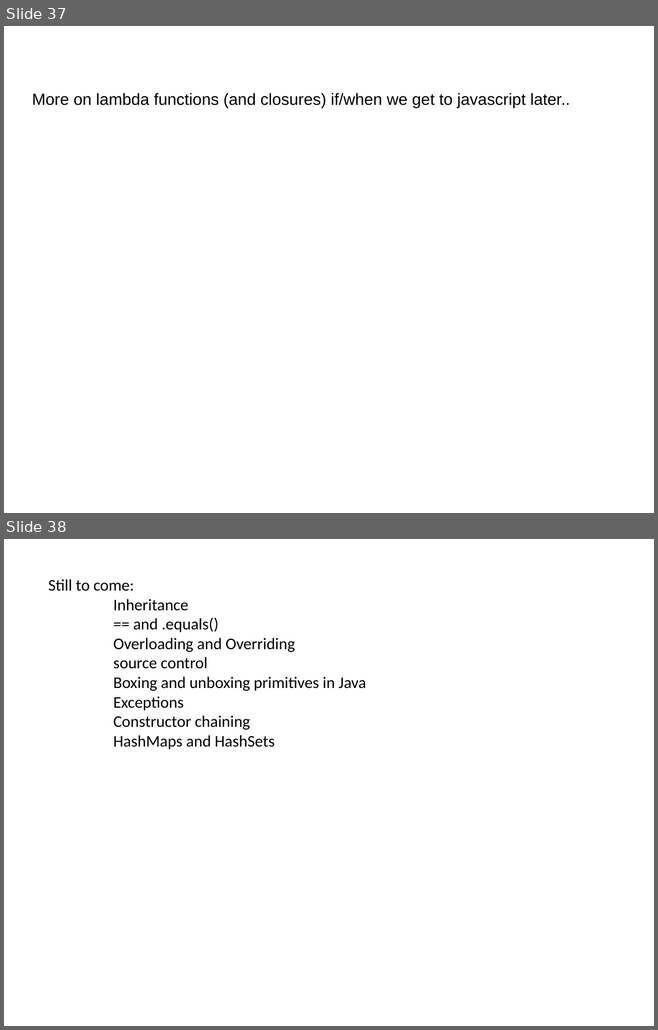
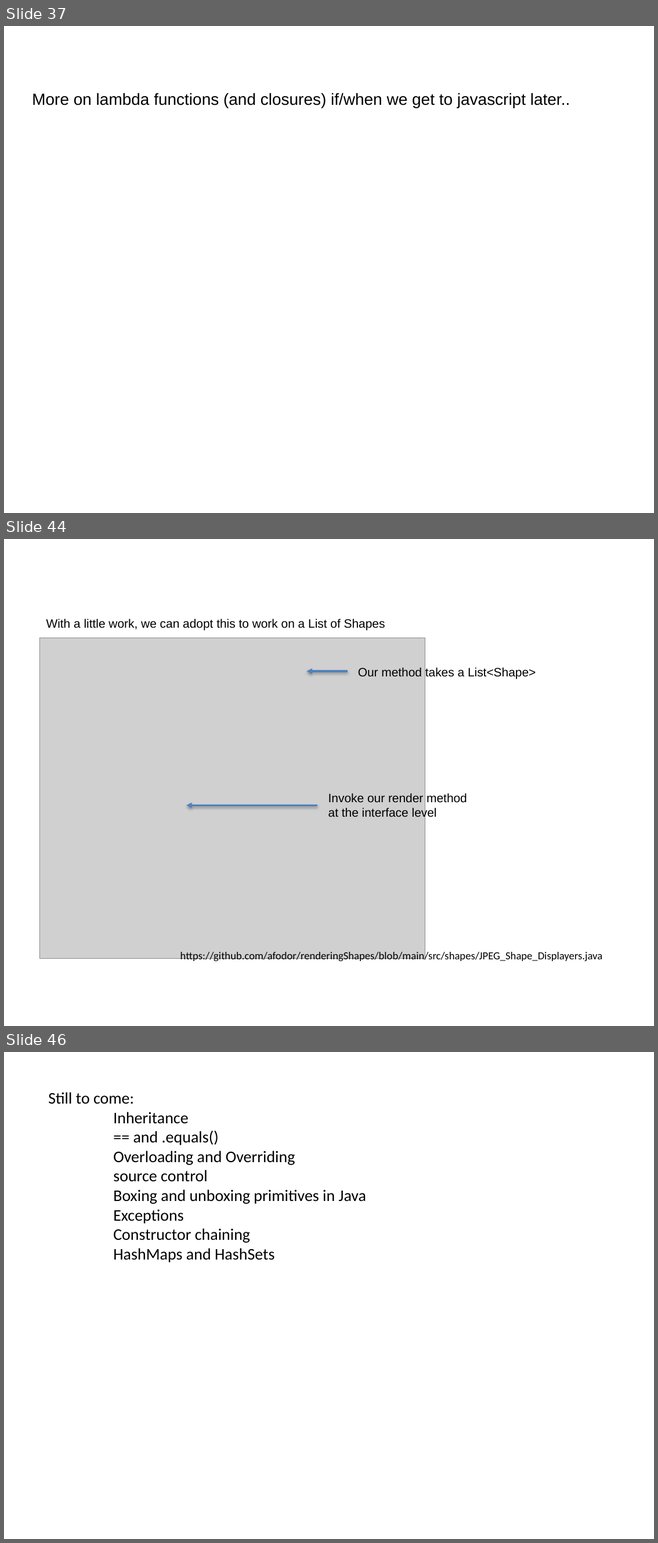
Before and after one commit to fodorclasses/fodorclasses.github.io, a slide deck: classes/prog2024/Prog3-Lecture07.pptx. Shown one above the other, each under a label of ours: slides 37 and 38 before the commit, slides 37, 44 and 46 after it; the slides between them are not shown. The pictures are 658x1030 and 658x1543 pixels, drawn with LibreOffice and Linux fonts; fonts in the diff are those of the drawing; grey boxes stand for pictures. Boxes give left, top, right and bottom in pixels: in the first picture for what was removed or moved away, otherwise in the second. Text is boxed around its words. In the diff, an @@ line names an element or a change of style, - is before the commit and + after.

```diff
--- a/classes/prog2024/Prog3-Lecture07.pptx
+++ b/classes/prog2024/Prog3-Lecture07.pptx
@@ slide 44 added at <box>4,539,654,1026</box>, background #FFFFFF @@
@@ text added at <box>46,618,385,631</box>, 13.5 pt, text #000000 @@
+With a little work, we can adopt this to work on a List of Shapes
@@ picture added at <box>40,638,425,959</box> @@
@@ arrow added from (347, 671) to (307, 671), #4F81BD 2 pt @@
@@ text added at <box>358,667,535,679</box>, 13.5 pt, text #000000 @@
+Our method takes a List<Shape>
@@ text added at <box>328,793,467,819</box>, 13.5 pt, text #000000 @@
+Invoke our render method at the interface level
@@ arrow added from (317, 805) to (187, 805), #4F81BD 2 pt @@
@@ text added at <box>180,950,603,962</box>, 12 pt, text #000000 @@
+https://github.com/afodor/renderingShapes/blob/main/src/shapes/JPEG_Shape_Displayers.java
@@ what was slide 38 is now slide 46 @@
```
Also in this commit, not shown: 2 slides changed, 7 other slides added, 1 other file.
